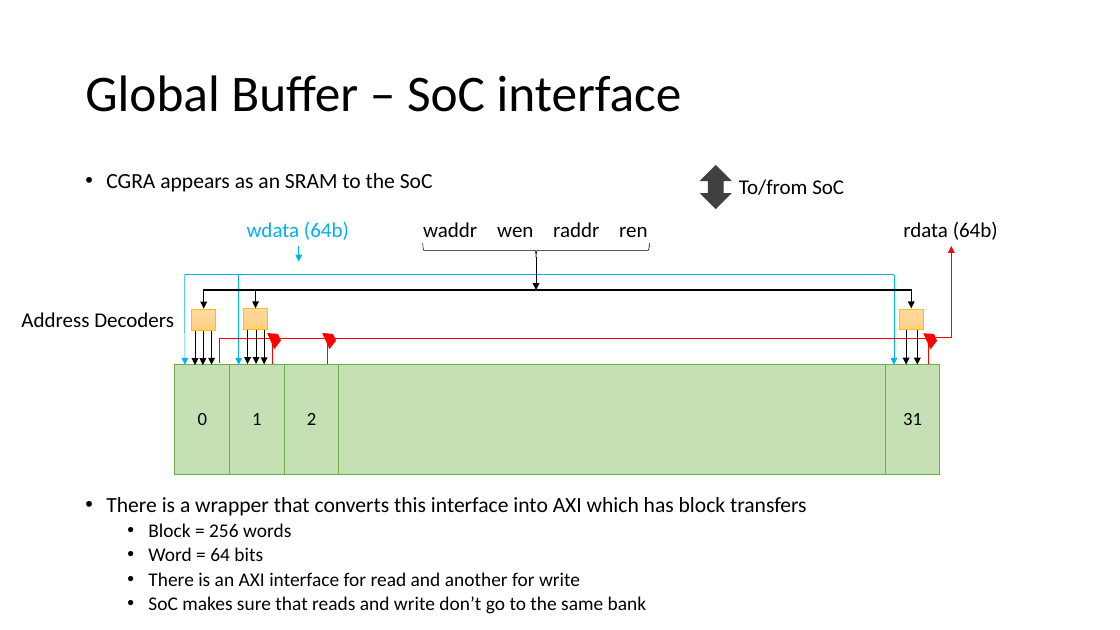
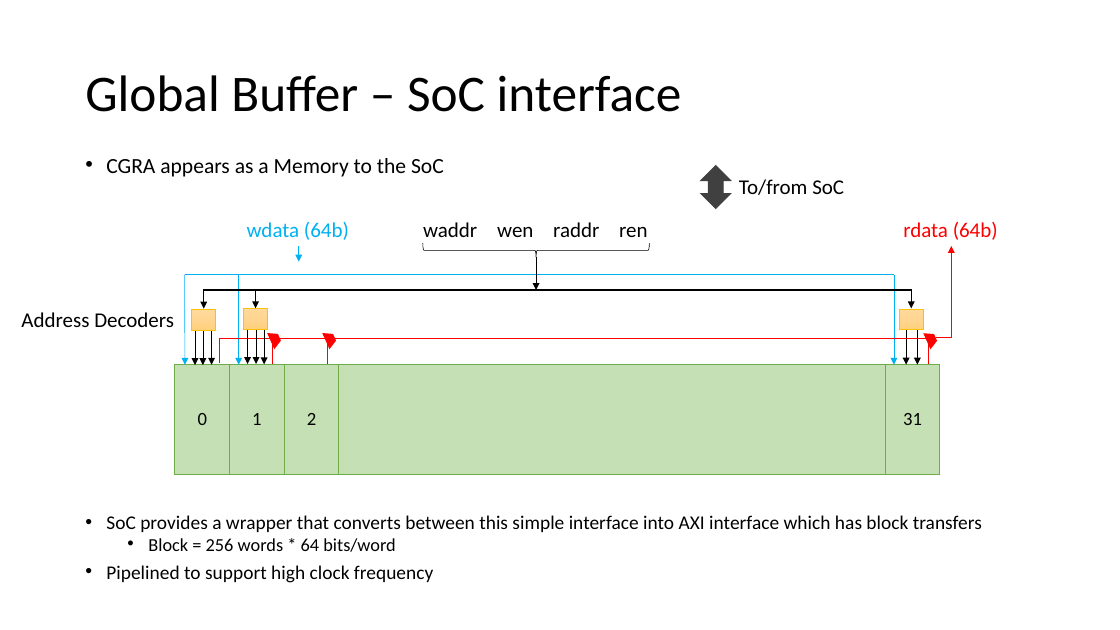
Before and after one commit to StanfordAHA/garnet, a slide deck: slide 21 of docs/garnet-block-diagrams.pptx. Drawn at 1120x630 pixels with LibreOffice and Linux fonts; fonts in the diff are those of the drawing. Boxes give left, top, right and bottom in pixels: in the first picture for what was removed or moved away, otherwise in the second. Text is boxed around its words. In the diff, an @@ line names an element or a change of style, - is before the commit and + after.

Commit message:
Update global buffer block diagram

```diff
--- a/docs/garnet-block-diagrams.pptx
+++ b/docs/garnet-block-diagrams.pptx
@@ text at box(106, 158, 982, 583): text changed @@
-• CGRA appears as an SRAM to the SoC
-• There is a wrapper that converts this interface into AXI which has block transfers
-  • Block = 256 words
-  • Word = 64 bits
-  • There is an AXI interface for read and another for write
-  • SoC makes sure that reads and write don’t go to the same bank
+• CGRA appears as a Memory to the SoC
+• SoC provides a wrapper that converts between this simple interface into AXI interface which has block transfers
+  • Block = 256 words * 64 bits/word
+• Pipelined to support high clock frequency
@@ text "rdata (64b)" at box(903, 222, 998, 240): text colour #000000 to #FF0000 @@
```
Also in this commit, not shown: 3 other slides changed, 2 slides added, 1 slide removed.
